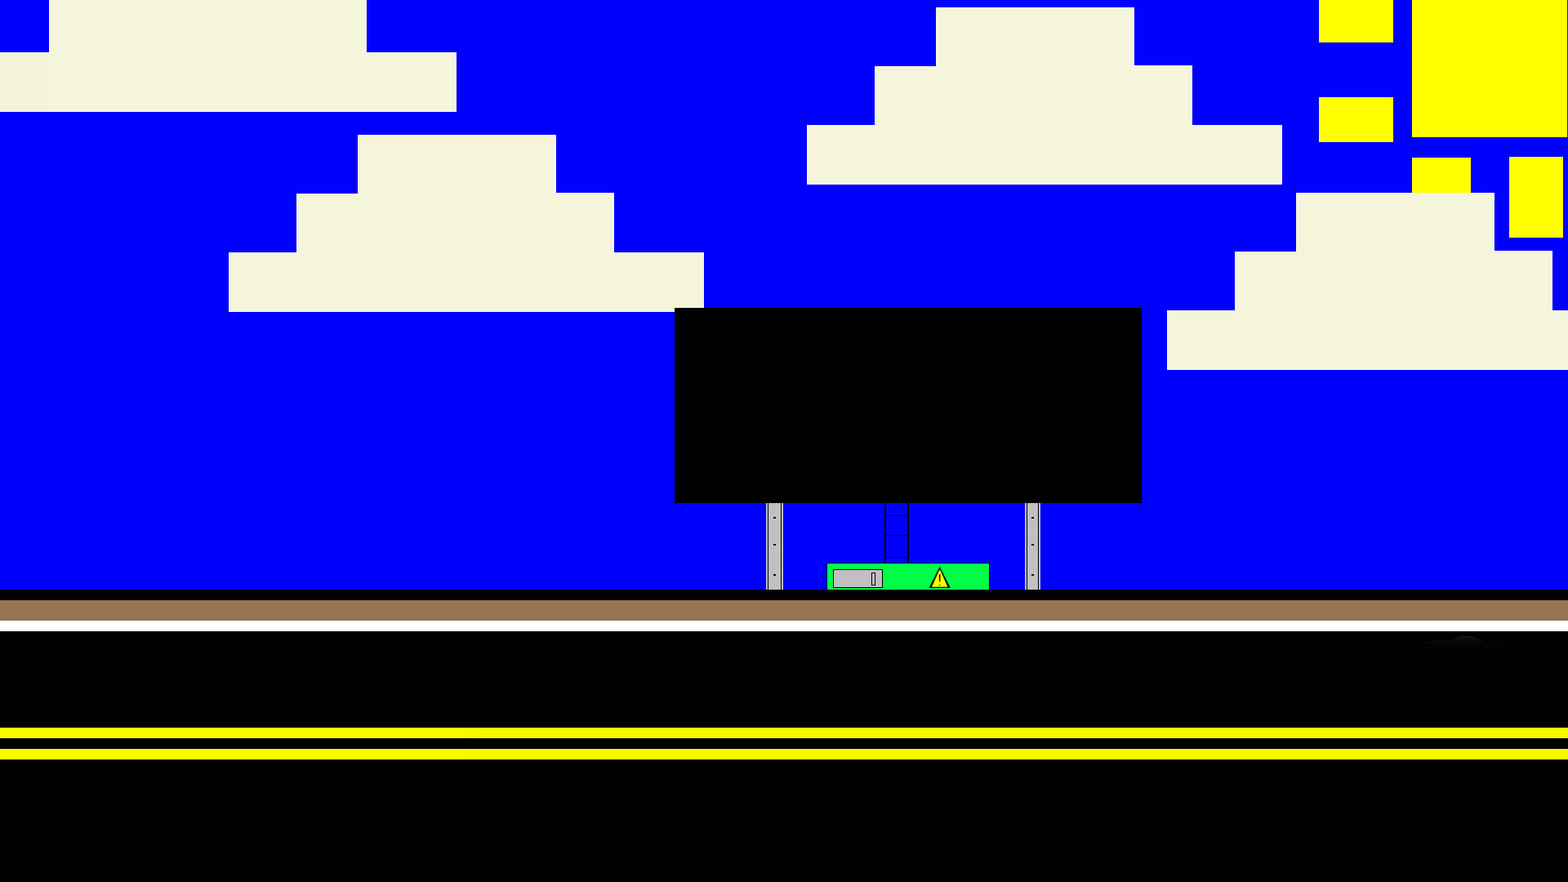
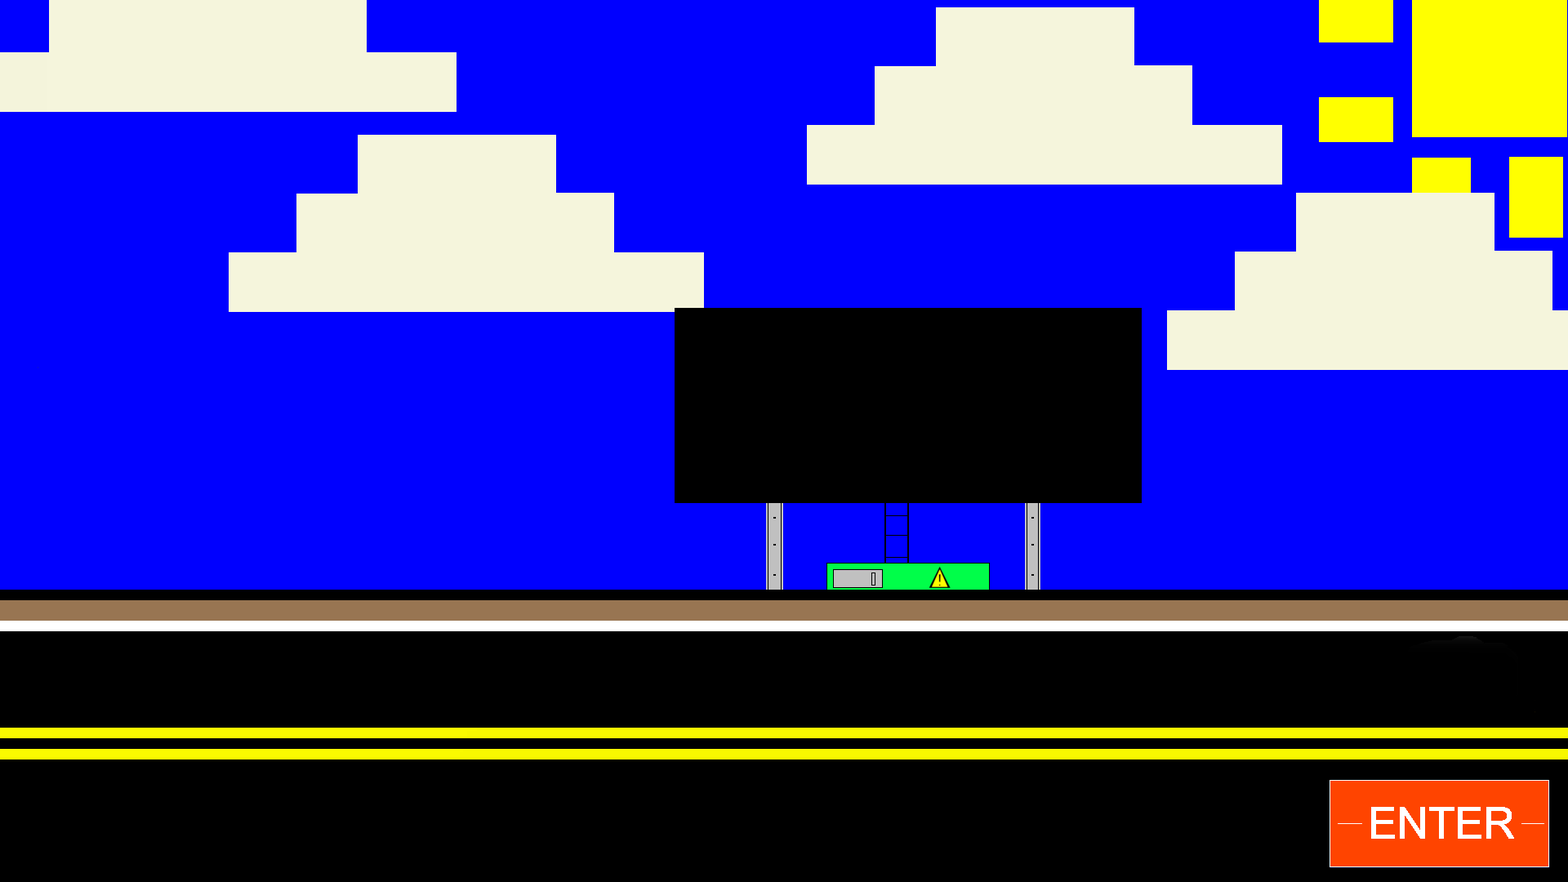
Before/after of a 1568x882 layered artwork. What changed in the layer stack:
added layer "ENTER.xcf copy" above "bull_256.png" over (x1=1329, y1=779, x2=1551, y2=869)